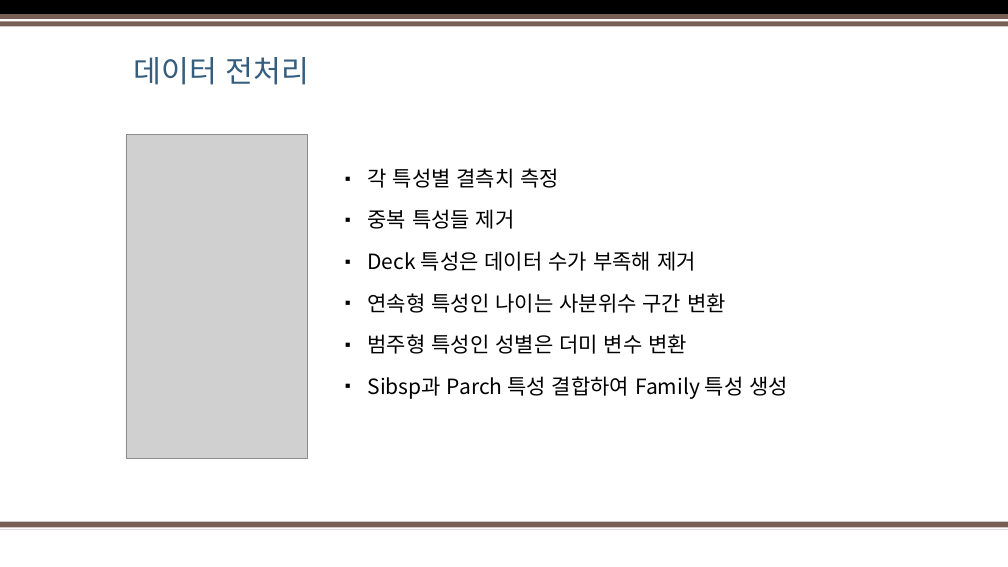
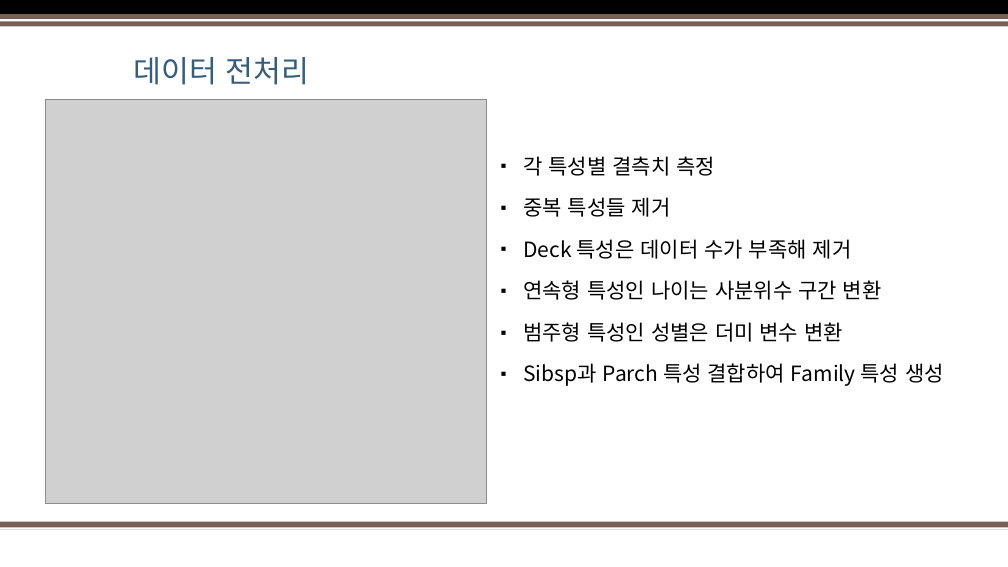
Before and after one commit to Jeong-Seongwon/portfolio, a slide deck: slide 9 of titanic/Portfolio.pptx. Drawn at 1008x567 pixels with LibreOffice and Linux fonts; fonts in the diff are those of the drawing; grey boxes stand for pictures; background and template pictures are left out. Boxes give left, top, right and bottom in pixels: in the first picture for what was removed or moved away, otherwise in the second. Text is boxed around its words. In the diff, an @@ line names an element or a change of style, - is before the commit and + after.

```diff
--- a/titanic/Portfolio.pptx
+++ b/titanic/Portfolio.pptx
@@ picture added at bbox=[45, 99, 486, 504] @@
@@ picture removed at bbox=[126, 135, 308, 458] @@
@@ text "각 특성별 결측치 측정": place and size @@
-text "각 특성별 결측치 측정" at bbox=[367, 168, 788, 399]
+text "각 특성별 결측치 측정" at bbox=[523, 156, 944, 386]
```
Also in this commit, not shown: 1 other file.
